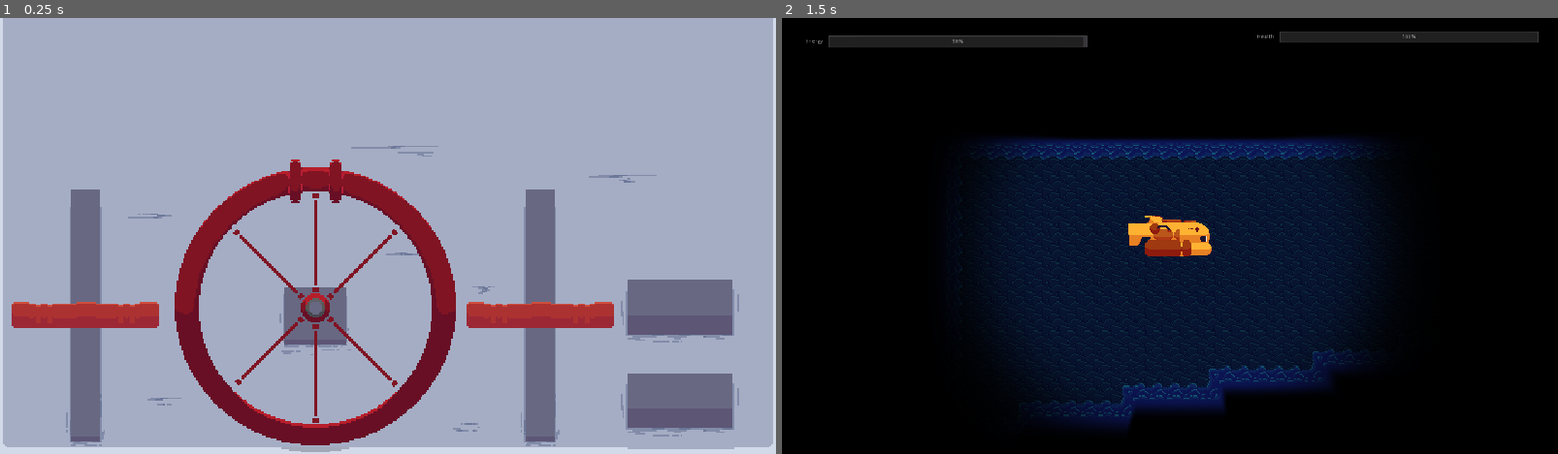
Above: before the commit, frames 1-2 (left to right).
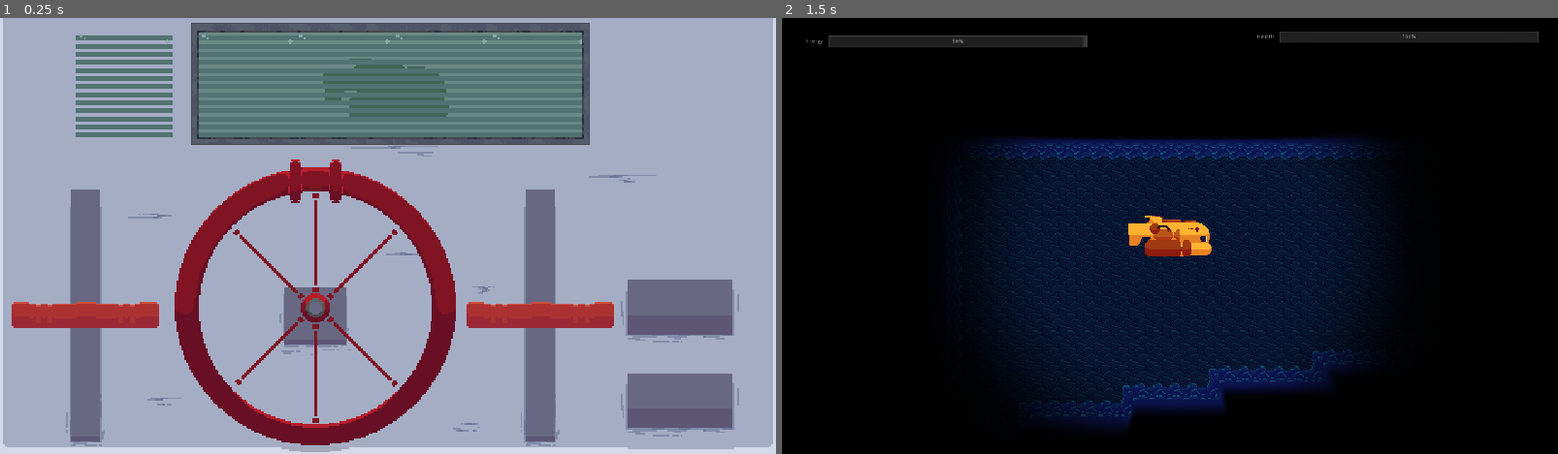
Above: after the commit, the same moments.

Repository: creikey/Podmornica
Game: Godot game, scene res://Main.tscn
Same seed, same stepped clock (60 frames per second), same inputs: the game is played once before the commit and once after it.
Inputs (mouse positions are in pixels of both pictures, inside the frame that each line leads up to):
- Up to frame 1 (0.25 s): no input
- Up to frame 2 (1.5 s): tap Enter at 0.5 s; move the mouse to (1340, 214) at 0.52 s; press the mouse at (1340, 214) at 0.53 s; tap Space at 1.25 s; move the mouse to (1014, 257) at 1.27 s; release the mouse at (1014, 257) at 1.28 s; tap Tab (g_toggle_controls) at 1.35 s

The runs differ from the first frame. In frame 1, 16% of the frame differs, in the area x 9-76%, y 1-30%; in frame 2, nothing differs.

Commit message:
Add sprites for display frame

Diff:
--- a/src/nodes/gui/GUI.tscn
+++ b/src/nodes/gui/GUI.tscn
@@ -7,9 +7,11 @@
 [ext_resource path="res://nodes/gui/Wheel.gd" type="Script" id=5]
 [ext_resource path="res://nodes/gui/sprites/Wheel.png" type="Texture" id=6]
 [ext_resource path="res://nodes/gui/GUI.gd" type="Script" id=7]
+[ext_resource path="res://nodes/gui/sprites/Sub_Screen.png" type="Texture" id=8]
+[ext_resource path="res://nodes/gui/sprites/VCR_Flicker.png" type="Texture" id=9]
+[ext_resource path="res://nodes/gui/sprites/Screens.png" type="Texture" id=10]
 
 [node name="GUI" type="Node2D"]
-visible = false
 script = ExtResource( 7 )
 
 [node name="BackPanel" type="Sprite" parent="."]
@@ -50,3 +52,21 @@
 offset = Vector2( 0, -4 )
 region_enabled = true
 region_rect = Rect2( 100, 90, 190, 180 )
+
+[node name="MainDisplayFrame" type="Sprite" parent="."]
+position = Vector2( 472.121, 10.9654 )
+scale = Vector2( 4, 4 )
+texture = ExtResource( 10 )
+centered = false
+region_enabled = true
+region_rect = Rect2( 118, 3, 247, 76 )
+
+[node name="Sub_Screen" type="Sprite" parent="."]
+scale = Vector2( 4, 4 )
+texture = ExtResource( 8 )
+centered = false
+
+[node name="VCR_Flicker" type="Sprite" parent="."]
+scale = Vector2( 4, 4 )
+texture = ExtResource( 9 )
+centered = false
Not shown: 1 places in src/nodes/gui/GUI.tscn that only renumber resources
